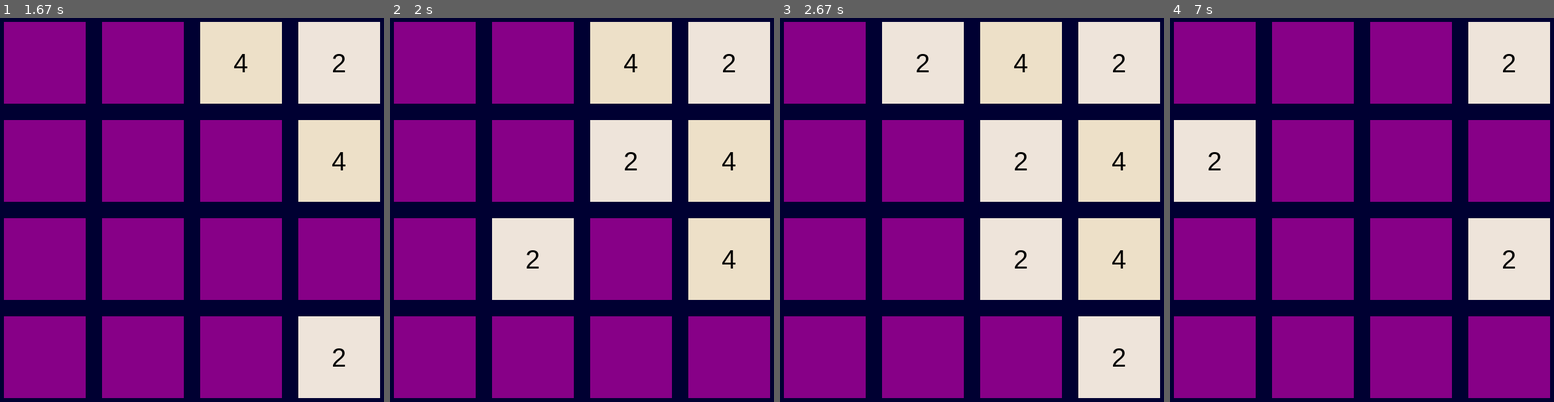
Above: before the commit, frames 1-4 (left to right).
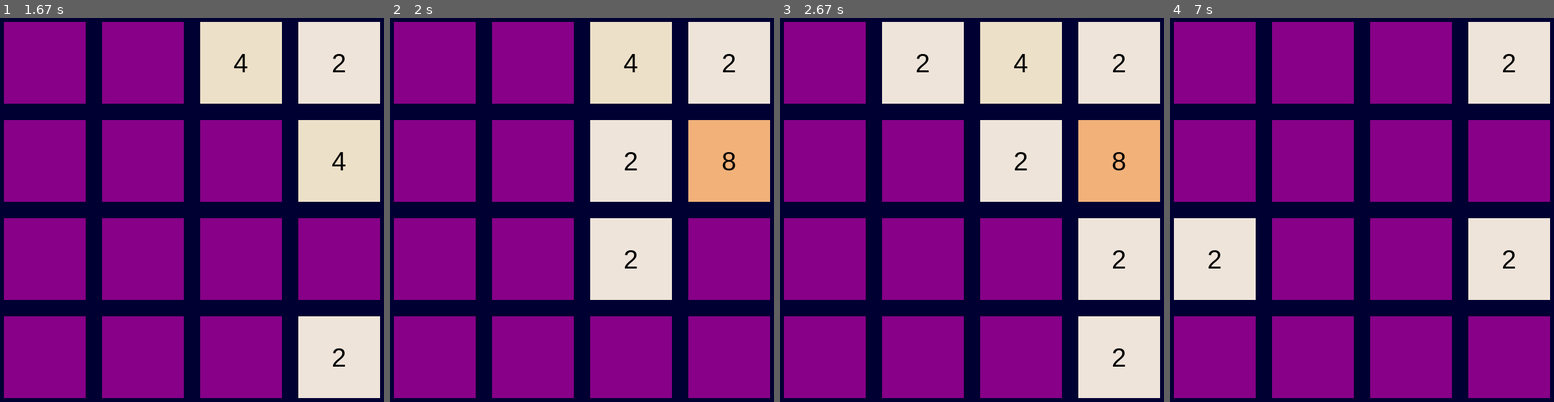
Above: after the commit, the same moments.

Repository: sharkenbear/pygame_projects
Game: pygame game, started from 2048_merge.py
Same seed, same stepped clock (60 frames per second), same inputs: the game is played once before the commit and once after it.
Inputs:
- Up to frame 1 (1.67 s): tap D at 0.33 s; tap T at 0.67 s; tap W at 1 s; hold Right from 1.33 s (still down); hold D from 1.33 s (still down)
- Up to frame 2 (2 s): release Right at 1.8 s; release D at 1.8 s; hold Up from 1.83 s (still down); hold W from 1.83 s (still down)
- Up to frame 3 (2.67 s): release Up at 2.13 s; release W at 2.13 s; hold Right 2.17-2.63 s; hold D 2.17-2.63 s
- Up to frame 4 (7 s): hold Left 2.67-3.2 s; hold A 2.67-3.2 s; tap T at 2.82, 4.15, 5.62, 6.95 s; hold Down 3.23-3.53 s; hold S 3.23-3.53 s; hold Left 3.57-3.97 s; hold A 3.57-3.97 s; hold Up 4-4.37 s; hold W 4-4.37 s; hold Right 4.4-5.03 s; hold D 4.4-5.03 s; hold Down 5.07-5.43 s; hold S 5.07-5.43 s; hold Left 5.47-5.93 s; hold A 5.47-5.93 s; hold Right 5.97-6.43 s; hold D 5.97-6.43 s; hold Up 6.47-6.77 s; hold W 6.47-6.77 s; hold Right from 6.8 s (still down); hold D from 6.8 s (still down)

Frame 1 is identical in both runs. In frame 2, 18% of the frame differs, in the area x 26-99%, y 26-74%; in frame 3, 9.2%; in frame 4, 9.1%.

Commit message:
condensed to save space

Diff:
--- a/2048_merge.py
+++ b/2048_merge.py
@@ -131,89 +131,184 @@
 #                         place = place + 1
 #                         print(board[cc][r])
 
-def move_left(board):
+
+
+
+
+
+
+
+
+
+
+
+
+
+
+
+def move(board, direction):
     place = False
     score = 0
-    for y in range(0,4):
-        can_merge = True
-        for _ in range(0,4):
-            for x in range(3,0, -1):
-                if board[y][x] != 0:
-                    if board[y][x-1] == 0:
-                        board[y][x-1] = board[y][x]
-                        board[y][x] = 0
-                        place = True
-                    elif board[y][x-1] == board[y][x] and can_merge:
-                        board[y][x-1] = board[y][x]*2
-                        board[y][x] = 0
-                        can_merge = False
-                        place = True
-                        score = score + board[y][x-1]
+    by = None
+
+    if direction == "up":
+        for x in range(0, 4):
+            can_merge = True
+            for _ in range(0, 4):
+                for y in range(3, 0, -1):
+                    if board[y][x] != 0:
+                        if board[y-1][x] == 0:
+                            board[y-1][x] = board[y][x]
+                            board[y][x] = 0
+                            place = True
+                        elif board[y-1][x] == board[y][x] and can_merge:
+                            board[y-1][x] = board[y][x] * 2
+                            board[y][x] = 0
+                            by = y - 1
+                            bx = x
+
+    elif direction == "down":
+        for x in range(0, 4):
+            can_merge = True
+            for _ in range(0, 4):
+                for y in range(0, 3, 1):
+                    if board[y][x] != 0:
+                        if board[y+1][x] == 0:
+                            board[y+1][x] = board[y][x]
+                            board[y][x] = 0
+                            place = True
+                        elif board[y+1][x] == board[y][x] and can_merge:
+                            board[y+1][x] = board[y][x] * 2
+                            board[y][x] = 0
+                            by = y + 1
+                            bx = x
+
+    elif direction == "left":
+        for y in range(0,4):
+            can_merge = True
+            for _ in range(0,4):
+                for x in range(3,0, -1):
+                    if board[y][x] != 0:
+                        if board[y][x-1] == 0:
+                            board[y][x-1] = board[y][x]
+                            board[y][x] = 0
+                            place = True
+                        elif board[y][x-1] == board[y][x] and can_merge:
+                            board[y][x-1] = board[y][x]*2
+                            board[y][x] = 0
+                            by = y
+                            bx = x - 1
+
+    elif direction == "right":
+        for y in range(0,4):
+            can_merge = True
+            for _ in range(0,4):
+                for x in range(0,3, 1):
+                    if board[y][x] != 0:
+                        if board[y][x+1] == 0:
+                            board[y][x+1] = board[y][x]
+                            board[y][x] = 0
+                            place = True
+                        elif board[y][x+1] == board[y][x] and can_merge:
+                            board[y][x+1] = board[y][x]*2
+                            board[y][x] = 0
+                            by = y
+                            bx = x + 1
+    if by != None:
+        can_merge = False
+        place = True
+        score = score + board[by][bx]
 
     return [place, score]
 
-def move_right(board):
-    place = False
-    score = 0
-    for y in range(0,4):
-        can_merge = True
-        for _ in range(0,4):
-            for x in range(0,3, 1):
-                if board[y][x] != 0:
-                    if board[y][x+1] == 0:
-                        board[y][x+1] = board[y][x]
-                        board[y][x] = 0
-                        place = True
-                    elif board[y][x+1] == board[y][x] and can_merge:
-                        board[y][x+1] = board[y][x]*2
-                        board[y][x] = 0
-                        can_merge = False
-                        place = True
-                        score = score + board[y][x+1]
-    return [place, score]
-
-def move_down(board):
-    place = False
-    score = 0
-    for x in range(0, 4):
-        can_merge = True
-        for _ in range(0, 4):
-            for y in range(0, 3, 1):
-                if board[y][x] != 0:
-                    if board[y+1][x] == 0:
-                        board[y+1][x] = board[y][x]
-                        board[y][x] = 0
-                        place = True
-                    elif board[y+1][x] == board[y][x] and can_merge:
-                        board[y+1][x] = board[y][x] * 2
-                        board[y][x] = 0
-                        can_merge = False
-                        place = True
-                        score = score + board[y+1][x]
-    return [place, score]
-
-def move_up(board):
-    place = False
-    score = 0
-    for x in range(0, 4):
-        can_merge = True
-        for _ in range(0, 4):
-            for y in range(3, 0, -1):
-                if board[y][x] != 0:
-                    if board[y-1][x] == 0:
-                        board[y-1][x] = board[y][x]
-                        board[y][x] = 0
-                        place = True
-                    elif board[y-1][x] == board[y][x] and can_merge:
-                        board[y-1][x] = board[y][x] * 2
-                        board[y][x] = 0
-                        can_merge = False
-                        place = True
-                        score = score + board[y-1][x]
-    return [place, score]
+
+
+
+# def move_up(board):
+#     place = False
+#     score = 0
+    # for x in range(0, 4):
+    #     can_merge = True
+    #     for _ in range(0, 4):
+    #         for y in range(3, 0, -1):
+    #             if board[y][x] != 0:
+    #                 if board[y-1][x] == 0:
+    #                     board[y-1][x] = board[y][x]
+    #                     board[y][x] = 0
+    #                     place = True
+    #                 elif board[y-1][x] == board[y][x] and can_merge:
+    #                     board[y-1][x] = board[y][x] * 2
+    #                     board[y][x] = 0
+#                         can_merge = False
+#                         place = True
+#                         score = score + board[y-1][x]
+#     return [place, score]
+
+# def move_down(board):
+    # place = False
+    # score = 0
+    # for x in range(0, 4):
+    #     can_merge = True
+    #     for _ in range(0, 4):
+    #         for y in range(0, 3, 1):
+    #             if board[y][x] != 0:
+    #                 if board[y+1][x] == 0:
+    #                     board[y+1][x] = board[y][x]
+    #                     board[y][x] = 0
+    #                     place = True
+    #                 elif board[y+1][x] == board[y][x] and can_merge:
+    #                     board[y+1][x] = board[y][x] * 2
+    #                     board[y][x] = 0
+#                         can_merge = False
+#                         place = True
+#                         score = score + board[y+1][x]
+#     return [place, score]
+
+# def move_left(board):
+#     place = False
+#     score = 0
+#     for y in range(0,4):
+#         can_merge = True
+#         for _ in range(0,4):
+#             for x in range(3,0, -1):
+#                 if board[y][x] != 0:
+#                     if board[y][x-1] == 0:
+#                         board[y][x-1] = board[y][x]
+#                         board[y][x] = 0
+#                         place = True
+#                     elif board[y][x-1] == board[y][x] and can_merge:
+#                         board[y][x-1] = board[y][x]*2
+#                         board[y][x] = 0
+#                         can_merge = False
+#                         place = True
+#                         score = score + board[y][x-1]
+
+#     return [place, score]
+
+# def move_right(board):
+#     place = False
+#     score = 0
+#     for y in range(0,4):
+#         can_merge = True
+#         for _ in range(0,4):
+#             for x in range(0,3, 1):
+#                 if board[y][x] != 0:
+#                     if board[y][x+1] == 0:
+#                         board[y][x+1] = board[y][x]
+#                         board[y][x] = 0
+#                         place = True
+#                     elif board[y][x+1] == board[y][x] and can_merge:
+#                         board[y][x+1] = board[y][x]*2
+#                         board[y][x] = 0
+#                         can_merge = False
+#                         place = True
+#                         score = score + board[y][x+1]
+#     return [place, score]
 
 def main():
     background_colour = 0, 0, 50
+
+    direction = None
 
     chose_continue = False
     end = False
@@ -254,25 +349,51 @@
                     score = 0
             if not end:
                 if key[pygame.K_w] or key[pygame.K_UP]:
-                    p, s = move_up(board)
+                    moved = True
+                    direction = "up"
+
+                elif key[pygame.K_a] or key[pygame.K_LEFT]:
+                    moved = True
+                    direction = "left"
+
+                elif key[pygame.K_s] or key[pygame.K_DOWN]:
+                    moved = True
+                    direction = "down"
+
+                elif key[pygame.K_d] or key[pygame.K_RIGHT]:
+                    moved = True
+                    direction = "right"
+
+                # if key[pygame.K_w] or key[pygame.K_UP]:
+                #     p, s = move_up(board)
+                #     if p:
+                #         place_num(board)
+                #     score = score + s
+                # elif key[pygame.K_a] or key[pygame.K_LEFT]:
+                #     p, s = move_left(board)
+                #     if p:
+                #         place_num(board)
+                #     score = score + s
+
+                # if key[pygame.K_d] or key[pygame.K_RIGHT]:
+                #     p, s = move_right(board)
+                #     if p:
+                #         place_num(board)
+                #     score = score + s
+                # if key[pygame.K_s] or key[pygame.K_DOWN]:
+                #     p, s = move_down(board)
+                #     if p:
+                #         place_num(board)
+                #     score = score + s
+
+                if direction != None:
+                    p, s = move(board, direction)
+
                     if p:
                         place_num(board)
                     score = score + s
-                elif key[pygame.K_a] or key[pygame.K_LEFT]:
-                    p, s = move_left(board)
-                    if p:
-                        place_num(board)
-                    score = score + s
-                if key[pygame.K_d] or key[pygame.K_RIGHT]:
-                    p, s = move_right(board)
-                    if p:
-                        place_num(board)
-                    score = score + s
-                if key[pygame.K_s] or key[pygame.K_DOWN]:
-                    p, s = move_down(board)
-                    if p:
-                        place_num(board)
-                    score = score + s
+
+                    direction = None
 
 #       checks if it needs to change the state
         if win_game(board) and state != WIN_END_STATE and not chose_continue:
